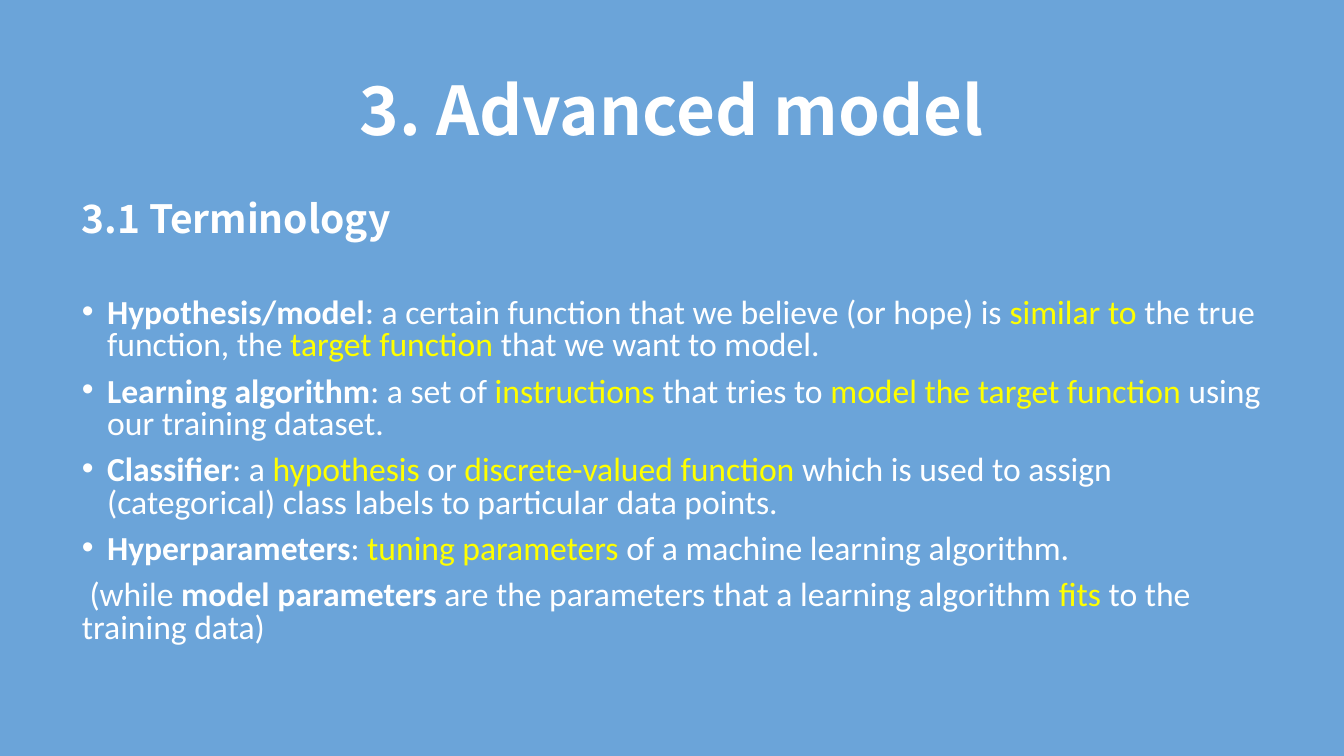
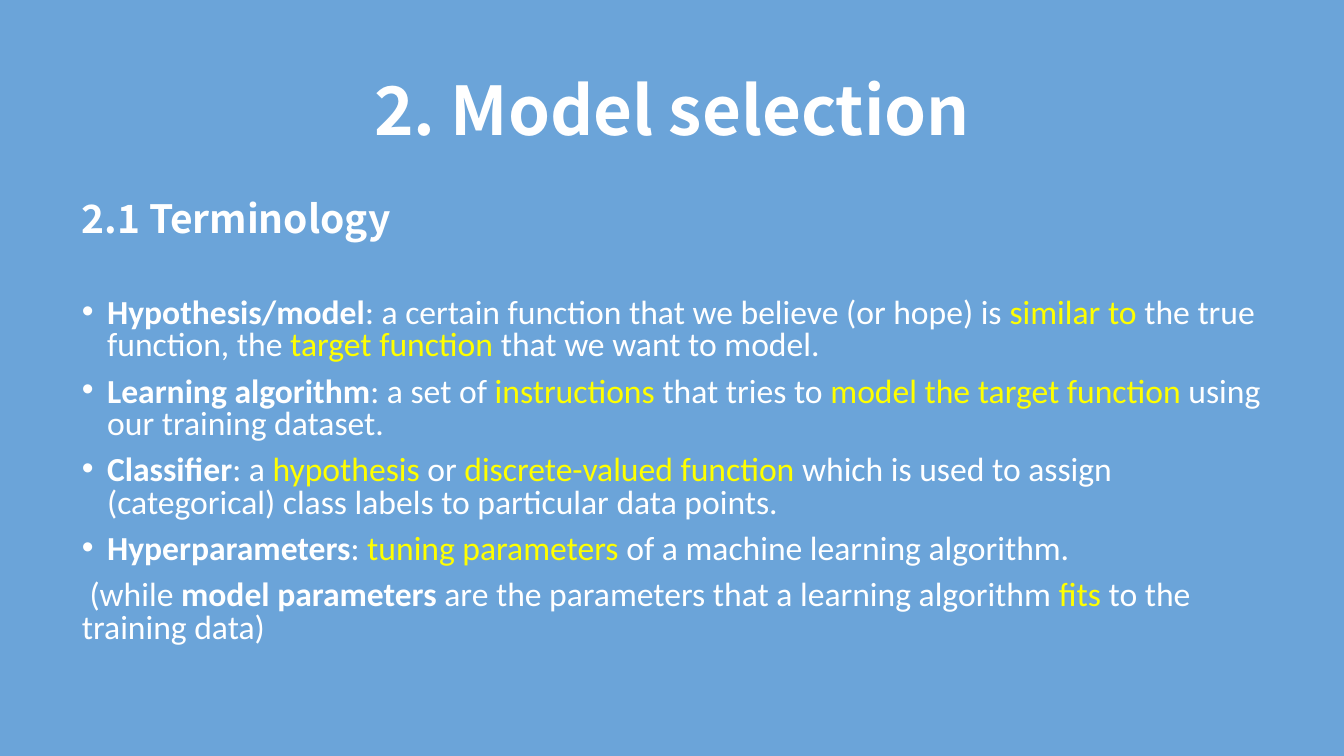
Before and after one commit to TZstatsADS/Spring2018-Project3-Group4, a slide deck: slide 4 of doc/model selection and evaluation.pptx (slide 6 before the commit). Drawn at 1344x756 pixels with LibreOffice and Linux fonts; fonts in the diff are those of the drawing. Boxes give left, top, right and bottom in pixels: in the first picture for what was removed or moved away, otherwise in the second. Text is boxed around its words. In the diff, an @@ line names an element or a change of style, - is before the commit and + after.

```diff
--- a/doc/model selection and evaluation.pptx
+++ b/doc/model selection and evaluation.pptx
@@ title at box(374, 80, 970, 136): text changed @@
-3. Advanced model
+2. Model selection
@@ text at box(82, 201, 390, 243): text changed @@
-3.1 Terminology
+2.1 Terminology
```
Also in this commit, not shown: 12 other slides changed.
